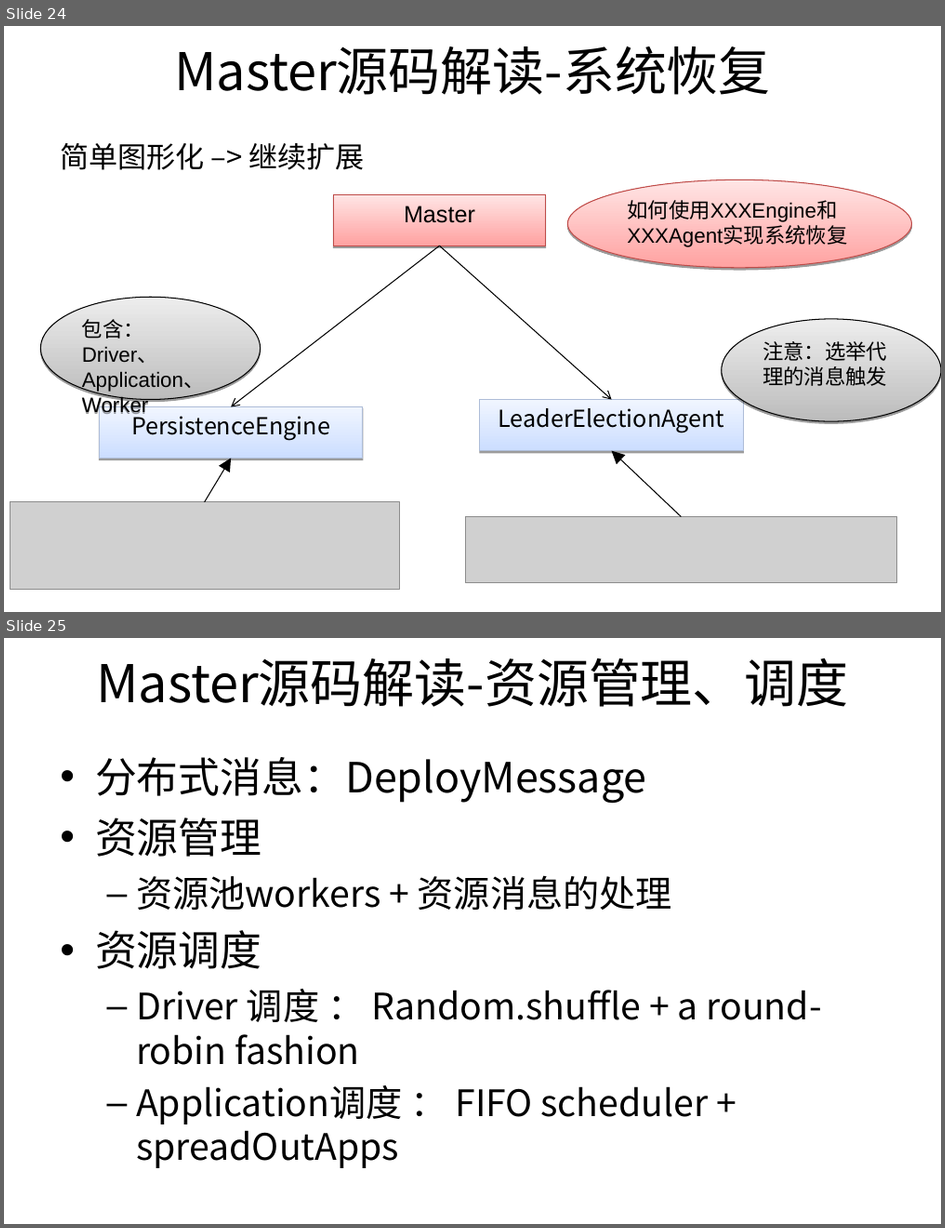
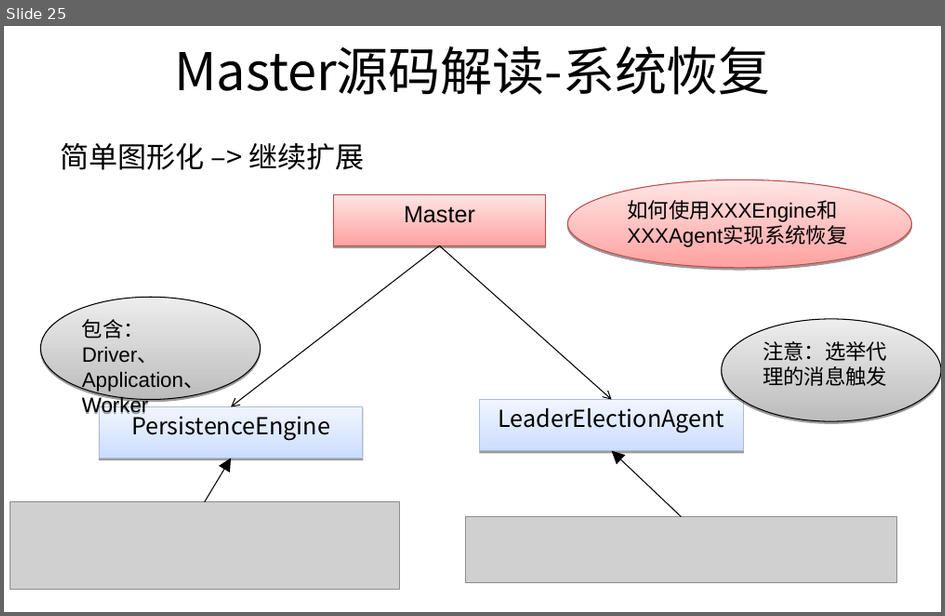
Before and after one commit to harlixxy/StudyNotes, a slide deck: 活动流程（26期）.ppt. Shown one above the other, each under a label of ours: slides 24 and 25 before the commit, slide 25 after it. The pictures are 945x1228 and 945x616 pixels, drawn with LibreOffice and Linux fonts; fonts in the diff are those of the drawing; grey boxes stand for pictures; background and template pictures are left out. Boxes give left, top, right and bottom in pixels: in the first picture for what was removed or moved away, otherwise in the second. Text is boxed around its words. In the diff, an @@ line names an element or a change of style, - is before the commit and + after.

```diff
--- a/活动流程（26期）.ppt
+++ b/活动流程（26期）.ppt
@@ slide 25 removed at <box>4,638,941,1224</box>, background picture (left out) @@
@@ title removed at <box>96,658,849,707</box> @@
-Master源码解读-资源管理、调度
@@ text removed at <box>95,757,822,1168</box> @@
-• 分布式消息：DeployMessage
-• 资源管理
-  – 资源池workers + 资源消息的处理
-• 资源调度
-  – Driver 调度 ： Random.shuffle + a round-robin fashion
-  – Application调度 ： FIFO scheduler + spreadOutApps
@@ what was slide 24 is now slide 25 @@
```
Also in this commit, not shown: 7 slides changed, 1 slide added, 1 other file.
